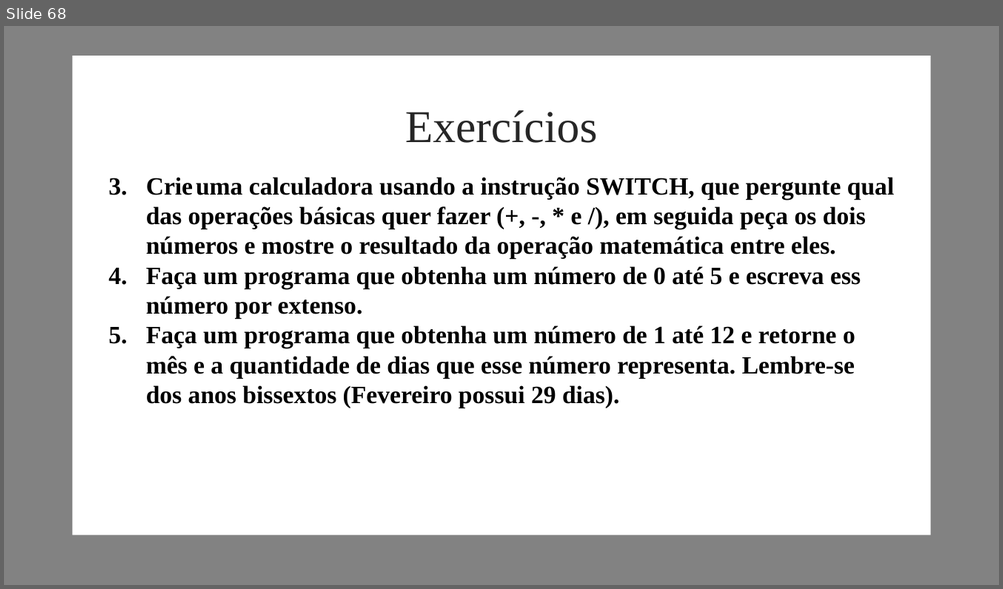
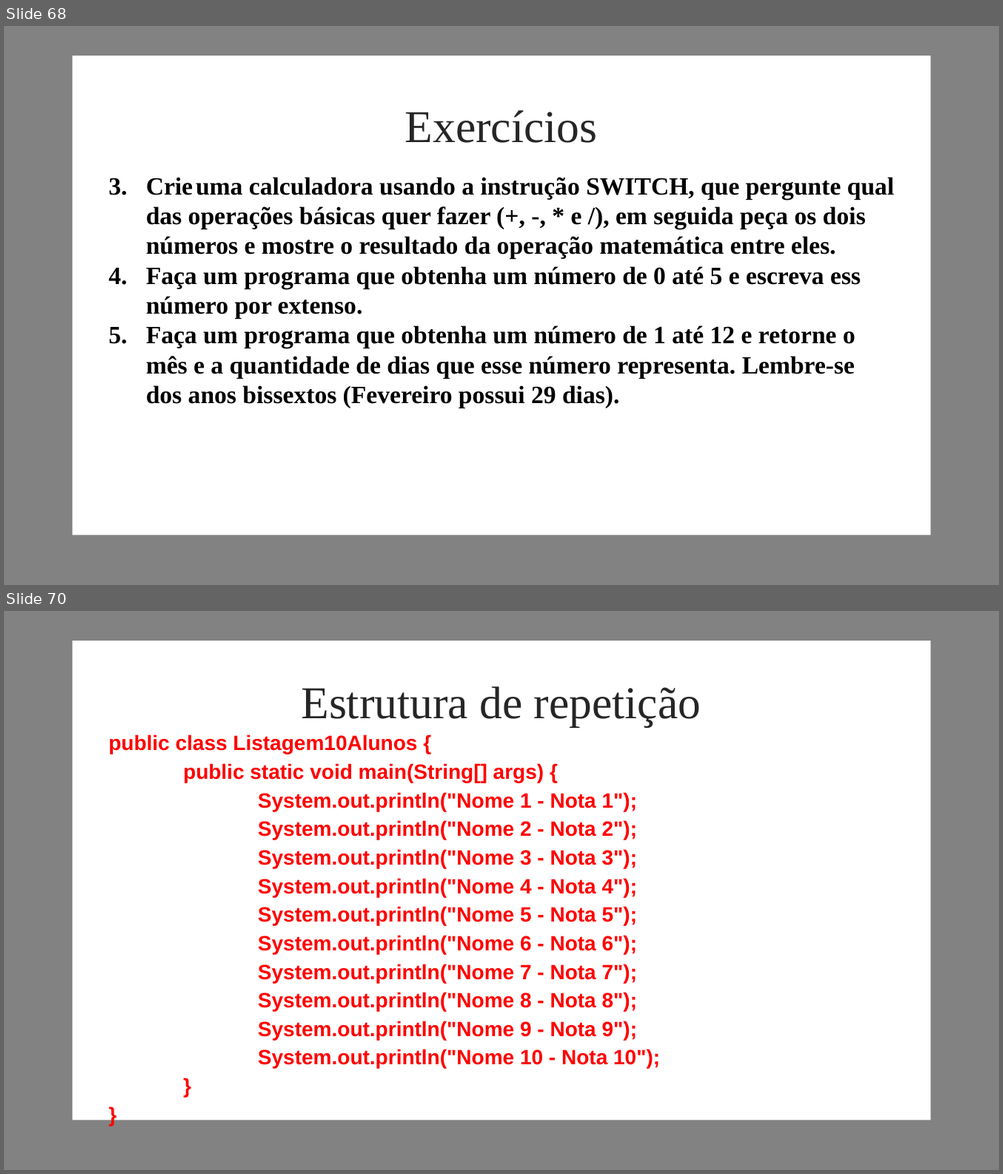
Before and after one commit to grazielags/Turma_1_Carreira_Programador, a slide deck: Graziela/Material/Carreira programador - Módulo 3.pptx. Shown one above the other, each under a label of ours: slide 68 before the commit, slides 68 and 70 after it; the slides between them are not shown. The pictures are 1003x589 and 1003x1174 pixels, drawn with LibreOffice and Linux fonts; fonts in the diff are those of the drawing; background and template pictures are left out. Boxes give left, top, right and bottom in pixels: in the first picture for what was removed or moved away, otherwise in the second. Text is boxed around its words. In the diff, an @@ line names an element or a change of style, - is before the commit and + after.

```diff
--- a/Graziela/Material/Carreira programador - Módulo 3.pptx
+++ b/Graziela/Material/Carreira programador - Módulo 3.pptx
@@ slide 70 added at bbox=[4, 611, 999, 1170], background picture (left out); not listed: 2 template elements that a slide beside it also shows @@
@@ text added at bbox=[301, 686, 701, 727], 44 pt, text #262626 @@
+Estrutura de repetição
@@ text added at bbox=[108, 735, 660, 1069], 20 pt, text #FF0000, bold @@
+public class Listagem10Alunos {
+public static void main(String[] args) {
+System.out.println("Nome 1 - Nota 1");
+System.out.println("Nome 2 - Nota 2");
+System.out.println("Nome 3 - Nota 3");
+System.out.println("Nome 4 - Nota 4");
+System.out.println("Nome 5 - Nota 5");
+System.out.println("Nome 6 - Nota 6");
+System.out.println("Nome 7 - Nota 7");
+System.out.println("Nome 8 - Nota 8");
+System.out.println("Nome 9 - Nota 9");
+System.out.println("Nome 10 - Nota 10");
+}
+}
```
Also in this commit, not shown: 1 slide changed, 26 other slides added, 1 other file.
